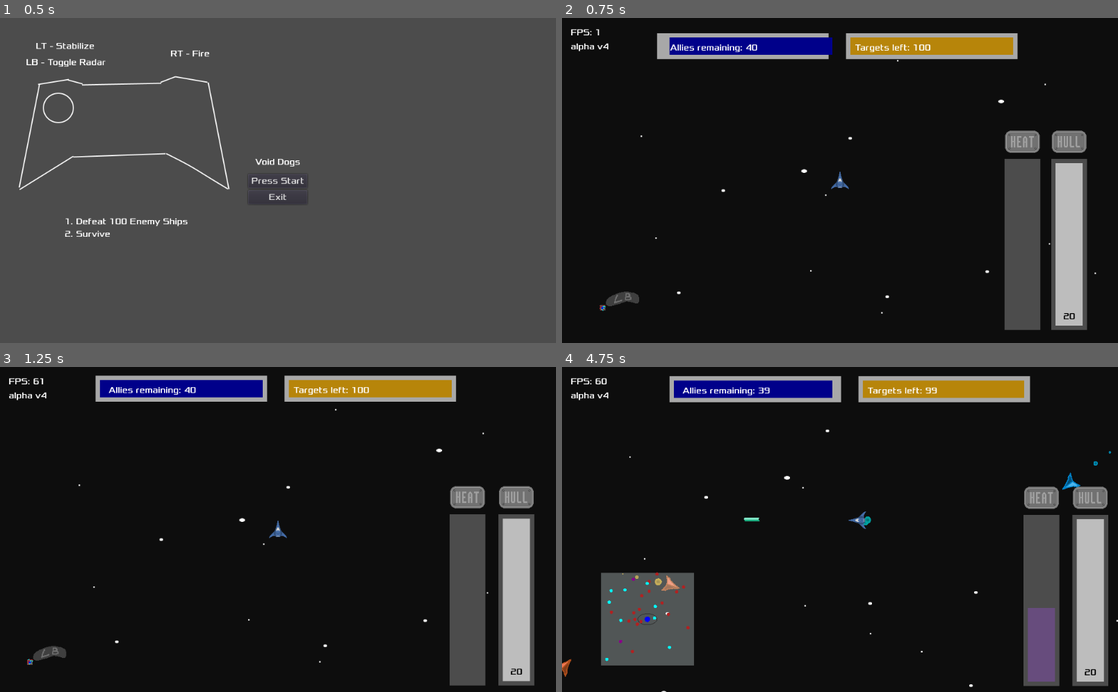
Above: before the commit, frames 1-4 (two rows, left to right).
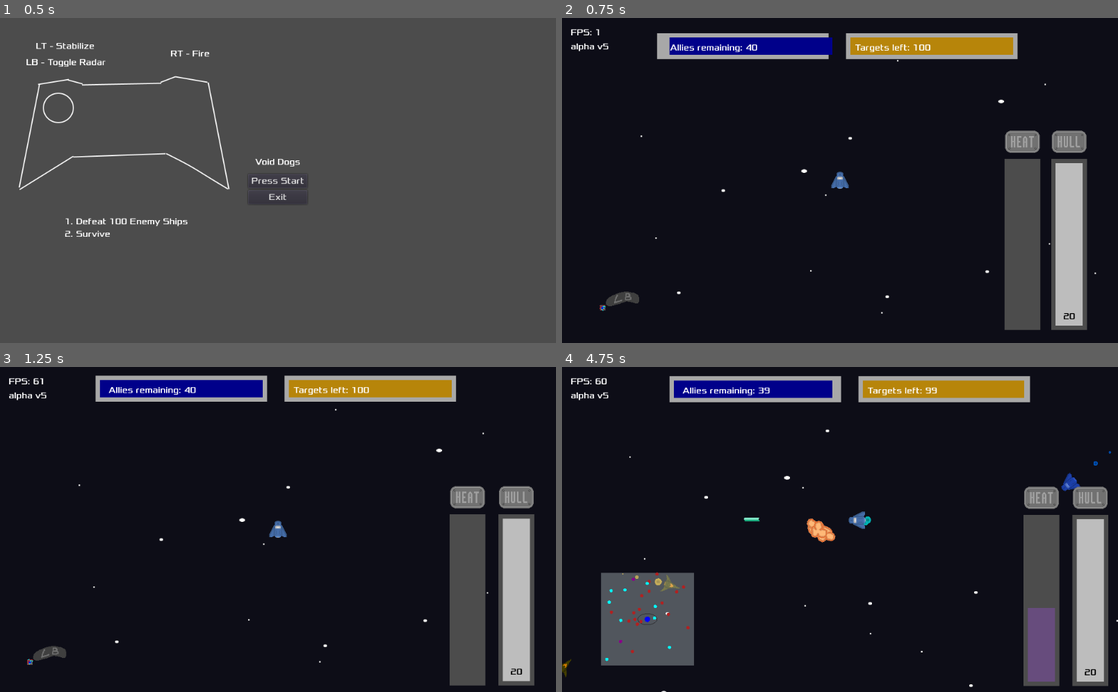
Above: after the commit, the same moments.

Repository: Huckletoon/VoidDogs
Game: Godot game, scene res://Game.tscn
The game is run twice, just before and just after one commit, with the same random seed, the same clock (stepped at 60 frames per second) and the same inputs.
Inputs:
- Up to frame 1 (0.5 s): no input
- Up to frame 2 (0.75 s): click "Press Start" at 0.5 s
- Up to frame 3 (1.25 s): no input
- Up to frame 4 (4.75 s): tap Enter (pl_start) at 1.25, 2, 3.6, 4.25 s; hold D (pl_right) 1.28-2.03 s; hold J (pl_fire) 1.28-2.03 s; hold S (pl_down) 2.03-2.78 s; tap Space (pl_radar) at 2.1 s; hold D (pl_right) 2.78-3.53 s; hold L (pl_stabilizer) 2.78-3.53 s; hold W (pl_up) 3.53-4.28 s; hold A (pl_left) from 4.28 s (still down); hold J (pl_fire) from 4.28 s (still down)

Frame 1 is identical in both runs. In frame 2, 0.1% of the frame differs, in the area x 7-52%, y 7-53%; in frame 3, 0.1%; in frame 4, 0.6%, in the area x 0-99%, y 7-96%.

Commit message:
Graphical Update
- Updated ship sprites
- Added explosion particles

Diff:
--- a/objects/Ally.tscn
+++ b/objects/Ally.tscn
@@ -1,7 +1,7 @@
 [gd_scene load_steps=4 format=2]
 
 [ext_resource path="res://scripts/Ally.gd" type="Script" id=1]
-[ext_resource path="res://sprites/ship.png" type="Texture" id=2]
+[ext_resource path="res://sprites/fieroShip.png" type="Texture" id=2]
 
 [sub_resource type="RectangleShape2D" id=1]
 extents = Vector2( 15, 15 )
@@ -11,6 +11,7 @@
 script = ExtResource( 1 )
 
 [node name="Sprite" type="Sprite" parent="."]
+modulate = Color( 0.411765, 0.580392, 1, 1 )
 texture = ExtResource( 2 )
 
 [node name="CollisionShape2D" type="CollisionShape2D" parent="."]
--- /dev/null
+++ b/objects/BoomParticle.tscn
@@ -0,0 +1,11 @@
+[gd_scene load_steps=3 format=2]
+
+[ext_resource path="res://sprites/boom.tres" type="SpriteFrames" id=1]
+[ext_resource path="res://scripts/BoomParticle.gd" type="Script" id=2]
+
+[node name="BoomParticle" type="AnimatedSprite"]
+position = Vector2( 14.9061, 11.7777 )
+z_index = -1
+frames = ExtResource( 1 )
+playing = true
+script = ExtResource( 2 )
--- a/objects/Chaser.tscn
+++ b/objects/Chaser.tscn
@@ -1,7 +1,7 @@
 [gd_scene load_steps=4 format=2]
 
 [ext_resource path="res://scripts/Chaser.gd" type="Script" id=1]
-[ext_resource path="res://sprites/enemy.png" type="Texture" id=2]
+[ext_resource path="res://sprites/concept_ship.png" type="Texture" id=2]
 
 [sub_resource type="RectangleShape2D" id=1]
 extents = Vector2( 16, 16 )
@@ -14,7 +14,7 @@
 shape = SubResource( 1 )
 
 [node name="Sprite" type="Sprite" parent="."]
-modulate = Color( 1, 0.545098, 0.545098, 1 )
+modulate = Color( 1, 0.584314, 0, 1 )
 texture = ExtResource( 2 )
 
 [node name="Timer" type="Timer" parent="."]
--- a/objects/Interceptor.tscn
+++ b/objects/Interceptor.tscn
@@ -1,7 +1,7 @@
 [gd_scene load_steps=4 format=2]
 
 [ext_resource path="res://scripts/Interceptor.gd" type="Script" id=1]
-[ext_resource path="res://sprites/enemy.png" type="Texture" id=2]
+[ext_resource path="res://sprites/concept_ship.png" type="Texture" id=2]
 
 [sub_resource type="RectangleShape2D" id=1]
 extents = Vector2( 15, 15 )
@@ -10,9 +10,9 @@
 z_index = -1
 script = ExtResource( 1 )
 
-[node name="Sprite" type="Sprite" parent="."]
-modulate = Color( 0.682353, 0, 1, 1 )
-texture = ExtResource( 2 )
-
 [node name="CollisionShape2D" type="CollisionShape2D" parent="."]
 shape = SubResource( 1 )
+
+[node name="Sprite" type="Sprite" parent="."]
+modulate = Color( 1, 0.254902, 0.254902, 1 )
+texture = ExtResource( 2 )
--- a/objects/Player.tscn
+++ b/objects/Player.tscn
@@ -1,7 +1,7 @@
-[gd_scene load_steps=13 format=2]
+[gd_scene load_steps=10 format=2]
 
 [ext_resource path="res://scripts/Player.gd" type="Script" id=1]
-[ext_resource path="res://sprites/concept_ship.png" type="Texture" id=2]
+[ext_resource path="res://sprites/fieroShip.png" type="Texture" id=2]
 [ext_resource path="res://scripts/Radar.gd" type="Script" id=3]
 [ext_resource path="res://scripts/ParallaxBackground.gd" type="Script" id=4]
 [ext_resource path="res://sprites/stars0.png" type="Texture" id=5]
@@ -10,27 +10,7 @@
 [ext_resource path="res://sprites/stars3.png" type="Texture" id=8]
 
 [sub_resource type="ConvexPolygonShape2D" id=1]
-points = PoolVector2Array( 0, -16, 16, 16, -16, 16 )
-
-[sub_resource type="Curve" id=2]
-_data = [ Vector2( 0, 1 ), 0.0, 0.0, 0, 0, Vector2( 0.997464, 0 ), 0.0, 0.0, 0, 0 ]
-
-[sub_resource type="CurveTexture" id=3]
-curve = SubResource( 2 )
-
-[sub_resource type="ParticlesMaterial" id=4]
-emission_shape = 2
-emission_box_extents = Vector3( 2, 1, 1 )
-flag_disable_z = true
-spread = 9.0
-gravity = Vector3( 0, 0, 0 )
-initial_velocity = 15.0
-orbit_velocity = 0.0
-orbit_velocity_random = 0.0
-scale = 5.0
-scale_random = 0.7
-scale_curve = SubResource( 3 )
-color = Color( 0, 0.815686, 1, 1 )
+points = PoolVector2Array( -6, -16, 6, -16, 16, 15, -16, 15 )
 
 [node name="Player" type="KinematicBody2D"]
 script = ExtResource( 1 )
@@ -44,13 +24,10 @@
 "_edit_lock_": true
 }
 
-[node name="Particles" type="Particles2D" parent="Sprite"]
-visible = false
-position = Vector2( 0, 13 )
-rotation = 1.5708
-lifetime = 2.0
-randomness = 0.5
-process_material = SubResource( 4 )
+[node name="Radar" type="Control" parent="."]
+margin_right = 40.0
+margin_bottom = 40.0
+script = ExtResource( 3 )
 
 [node name="Camera2D" type="Camera2D" parent="."]
 current = true
@@ -60,11 +37,6 @@
 drag_margin_top = 0.0
 drag_margin_right = 0.0
 drag_margin_bottom = 0.0
-
-[node name="Radar" type="Control" parent="."]
-margin_right = 40.0
-margin_bottom = 40.0
-script = ExtResource( 3 )
 
 [node name="ParallaxBackground" type="ParallaxBackground" parent="."]
 script = ExtResource( 4 )
@@ -76,7 +48,7 @@
 [node name="ColorRect" type="ColorRect" parent="ParallaxBackground/layer0"]
 margin_right = 4000.0
 margin_bottom = 4000.0
-color = Color( 0.054902, 0.054902, 0.054902, 1 )
+color = Color( 0.054902, 0.054902, 0.0941176, 1 )
 
 [node name="layer1" type="ParallaxLayer" parent="ParallaxBackground"]
 editor/display_folded = true
--- a/scripts/Ally.gd
+++ b/scripts/Ally.gd
@@ -4,6 +4,7 @@
 
 var Particle = preload("res://objects/BoostParticle.tscn")
 var Bullet = preload("res://objects/Bullet.tscn")
+var Boom = preload("res://objects/BoomParticle.tscn")
 
 var rng = RandomNumberGenerator.new()
 var vel = Vector2()
@@ -31,6 +32,12 @@
 func destroy():
 	director.alliesKilled += 1
 	director.allies.erase(self)
+	for x in range(rng.randi_range(1,3)):
+		var boom = Boom.instance()
+		boom.position = position
+		boom.position += Vector2(rng.randi_range(-16, 16), rng.randi_range(-16, 16))
+		boom.rotate(rng.randf_range(0, 2*PI))
+		get_parent().add_child(boom)
 	self.queue_free()
 
 func getTarget():
@@ -80,7 +87,7 @@
 	#particles
 	if rng.randf() > 0.5:
 		var particle = Particle.instance()
-		particle.set_modulate(Color(0, 0.7, 0.9, 1))
+		particle.set_modulate(Color(0, 0.4, 0.9, 1))
 		var lookDir = Vector2(sin(sprite.rotation), -cos(sprite.rotation))
 		particle.position = position + lookDir * -12
 		particle.vel = lookDir * -50
--- /dev/null
+++ b/scripts/BoomParticle.gd
@@ -0,0 +1,7 @@
+extends AnimatedSprite
+
+func _ready():
+	play("boom")
+
+func _physics_process(delta):
+	if frame >= 9: queue_free()
--- a/scripts/Chaser.gd
+++ b/scripts/Chaser.gd
@@ -4,6 +4,7 @@
 
 var Bullet = preload("res://objects/Bullet.tscn")
 var Particle = preload("res://objects/BoostParticle.tscn")
+var Boom = preload("res://objects/BoomParticle.tscn")
 
 var rng = RandomNumberGenerator.new()
 var vel = Vector2()
@@ -36,6 +37,12 @@
 func destroy():
 	director.enemiesKilled += 1
 	director.ships.erase(self)
+	for x in range(rng.randi_range(1,3)):
+		var boom = Boom.instance()
+		boom.position = position
+		boom.position += Vector2(rng.randi_range(-16, 16), rng.randi_range(-16, 16))
+		boom.rotate(rng.randf_range(0, 2*PI))
+		get_parent().add_child(boom)
 	self.queue_free()
 
 func getTarget():
--- a/scripts/Interceptor.gd
+++ b/scripts/Interceptor.gd
@@ -4,6 +4,7 @@
 
 var Bullet = preload("res://objects/Bullet.tscn")
 var Particle = preload("res://objects/BoostParticle.tscn")
+var Boom = preload("res://objects/BoomParticle.tscn")
 var rng = RandomNumberGenerator.new()
 
 var vel = Vector2()
@@ -34,6 +35,12 @@
 func destroy():
 	director.enemiesKilled += 1
 	director.ships.erase(self)
+	for x in range(rng.randi_range(1,3)):
+		var boom = Boom.instance()
+		boom.position = position
+		boom.position += Vector2(rng.randi_range(-16, 16), rng.randi_range(-16, 16))
+		boom.rotate(rng.randf_range(0, 2*PI))
+		get_parent().add_child(boom)
 	self.queue_free()
 
 func getTarget():
--- a/scripts/Player.gd
+++ b/scripts/Player.gd
@@ -4,6 +4,7 @@
 
 var Bullet = preload("res://objects/Bullet.tscn")
 var Particle = preload("res://objects/BoostParticle.tscn")
+var Boom = preload("res://objects/BoomParticle.tscn")
 var rng = RandomNumberGenerator.new()
 
 var vel = Vector2(0,0)
@@ -50,15 +51,19 @@
 	return type == "Player"
 
 func hit(damage):
-	shakeTrack = 2
+	var boom = Boom.instance()
+	boom.scale *= 0.5
+	boom.position = position
+	boom.position += Vector2(rng.randi_range(-16, 16), rng.randi_range(-16, 16))
+	boom.rotate(rng.randf_range(0, 2*PI))
+	get_parent().add_child(boom)
 	health -= damage
 	if health > 0:
+		shakeTrack = 2
 		radar.health = health
 	elif radar.health == 1:
 		radar.health = 0
 		isDead = true
-	elif isDead:
-		shakeTrack = shakeCool - 3
 
 func resized():
 	var wid = get_viewport_rect().size.x
@@ -73,13 +78,19 @@
 
 func _physics_process(delta):
 
-	radar.playerPos = self.position
+	radar.playerPos = position
 
 	if !isDead:
 		handleInput()
 		vel = vel.clamped(MAX_SPEED)
 	else:
-		offsetCam(0,0,0.3)
+		#boom
+		if rng.randf() > 0.6:
+			var boom = Boom.instance()
+			boom.position = position
+			boom.position += Vector2(rng.randi_range(-16, 16), rng.randi_range(-16, 16))
+			boom.rotate(rng.randf_range(0, 2*PI))
+			get_parent().add_child(boom)
 
 	vel = move_and_slide(vel)
 	shake()
@@ -104,7 +115,7 @@
 	if yvar != 0 or xvar != 0:
 		if rng.randf() > 0.5:
 			var particle = Particle.instance()
-			particle.set_modulate(Color(0, 0.8, 0.8, 1))
+			particle.set_modulate(Color(0, 0.9, 0.9, 1))
 			particle.position = position + lookDir * -12
 			particle.position += Vector2(rng.randi_range(-5, 5), rng.randi_range(0,5))
 			particle.vel = lookDir * -50
--- a/scripts/Radar.gd
+++ b/scripts/Radar.gd
@@ -256,4 +256,4 @@
 
 	#DEBUG
 	draw_string(font, fpsPos, "FPS: " + Engine.get_frames_per_second() as String)
-	draw_string(font, fpsPos + Vector2(0, 26), "alpha v4")
+	draw_string(font, fpsPos + Vector2(0, 26), "alpha v5")
--- /dev/null
+++ b/sprites/boom.tres
@@ -0,0 +1,14 @@
+[gd_resource type="SpriteFrames" load_steps=5 format=2]
+
+[ext_resource path="res://sprites/boom0.png" type="Texture" id=1]
+[ext_resource path="res://sprites/boom1.png" type="Texture" id=2]
+[ext_resource path="res://sprites/boom2.png" type="Texture" id=3]
+[ext_resource path="res://sprites/boom3.png" type="Texture" id=4]
+
+[resource]
+animations = [ {
+"frames": [ ExtResource( 1 ), ExtResource( 1 ), ExtResource( 1 ), ExtResource( 1 ), ExtResource( 2 ), ExtResource( 2 ), ExtResource( 2 ), ExtResource( 3 ), ExtResource( 3 ), ExtResource( 4 ) ],
+"loop": false,
+"name": "boom",
+"speed": 12.0
+} ]
Binary file added: sprites/boom0.png
Not shown, added: sprites/boom0.png.import
Binary file added: sprites/boom1.png
Not shown, added: sprites/boom1.png.import
Binary file added: sprites/boom2.png
Not shown, added: sprites/boom2.png.import
Binary file added: sprites/boom3.png
Not shown, added: sprites/boom3.png.import
Binary file added: sprites/fieroShip.png
Not shown, added: sprites/fieroShip.png.import
